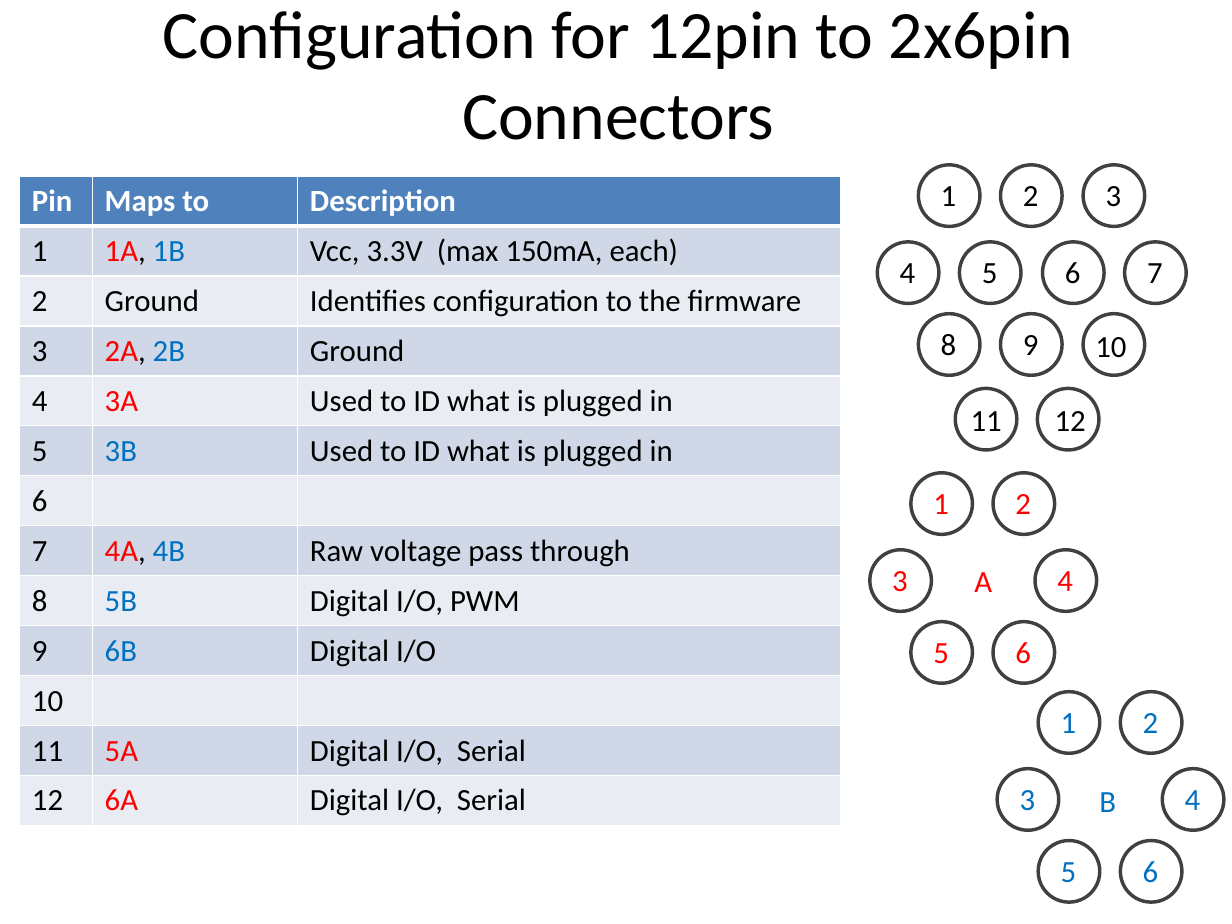
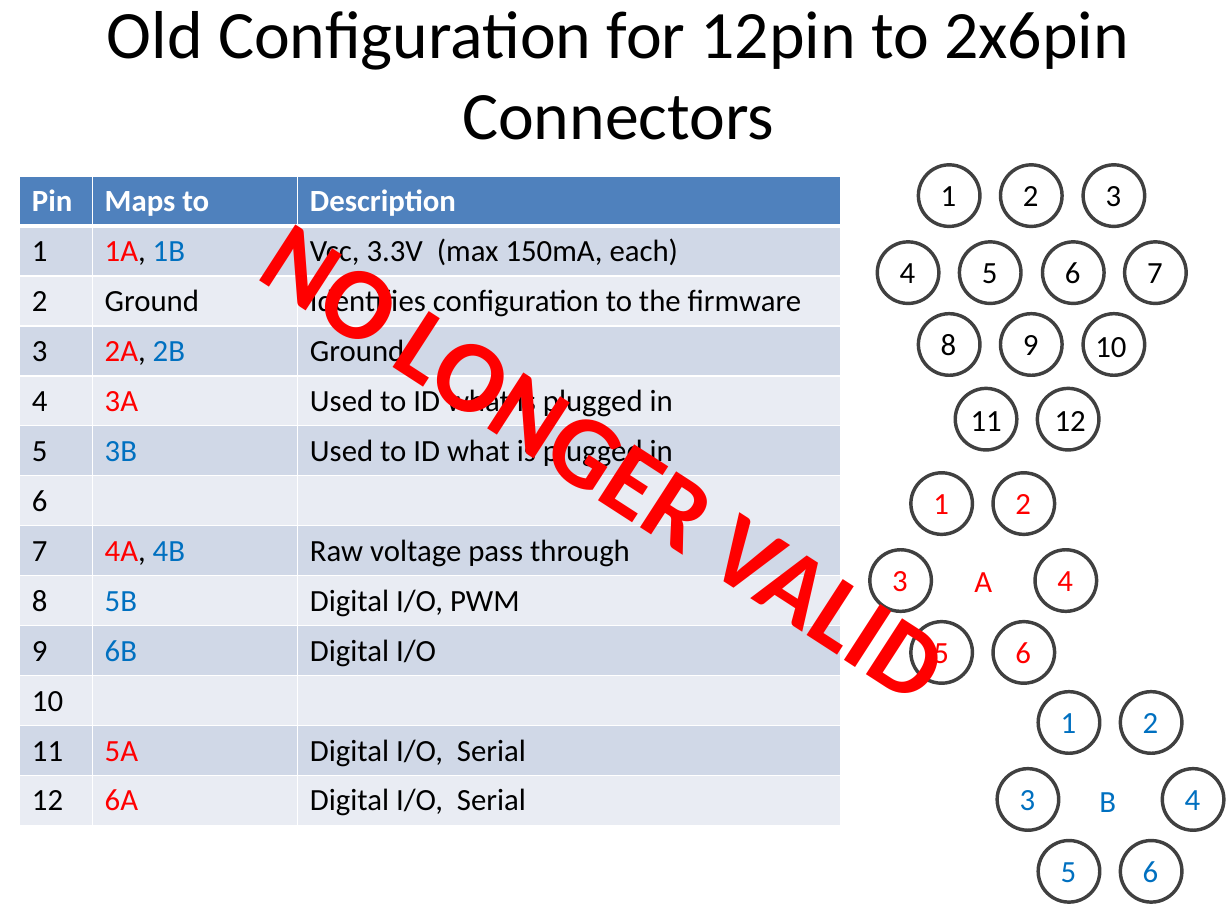
Before and after one commit to anaiman/MeshNodeFirmware, a slide deck: slide 10 of MeshNodeUserManual.pptx (slide 3 before the commit). Drawn at 1232x924 pixels with LibreOffice and Linux fonts; fonts in the diff are those of the drawing. Boxes give left, top, right and bottom in pixels: in the first picture for what was removed or moved away, otherwise in the second. Text is boxed around its words. In the diff, an @@ line names an element or a change of style, - is before the commit and + after.

Commit message:
Fixed 12-pin connector pin-out (changed to manufacturer spec).

```diff
--- a/MeshNodeUserManual.pptx
+++ b/MeshNodeUserManual.pptx
@@ title at (x1=107, y1=11, x2=1129, y2=140): text changed @@
-Configuration for 12pin to 2x6pin Connectors
+Old Configuration for 12pin to 2x6pin Connectors
@@ text added at (x1=254, y1=196, x2=369, y2=337), 60 pt, text #FF0000, bold @@
+NO LONGER VALID
```
Also in this commit, not shown: 1 other slide changed, 4 slides added.
